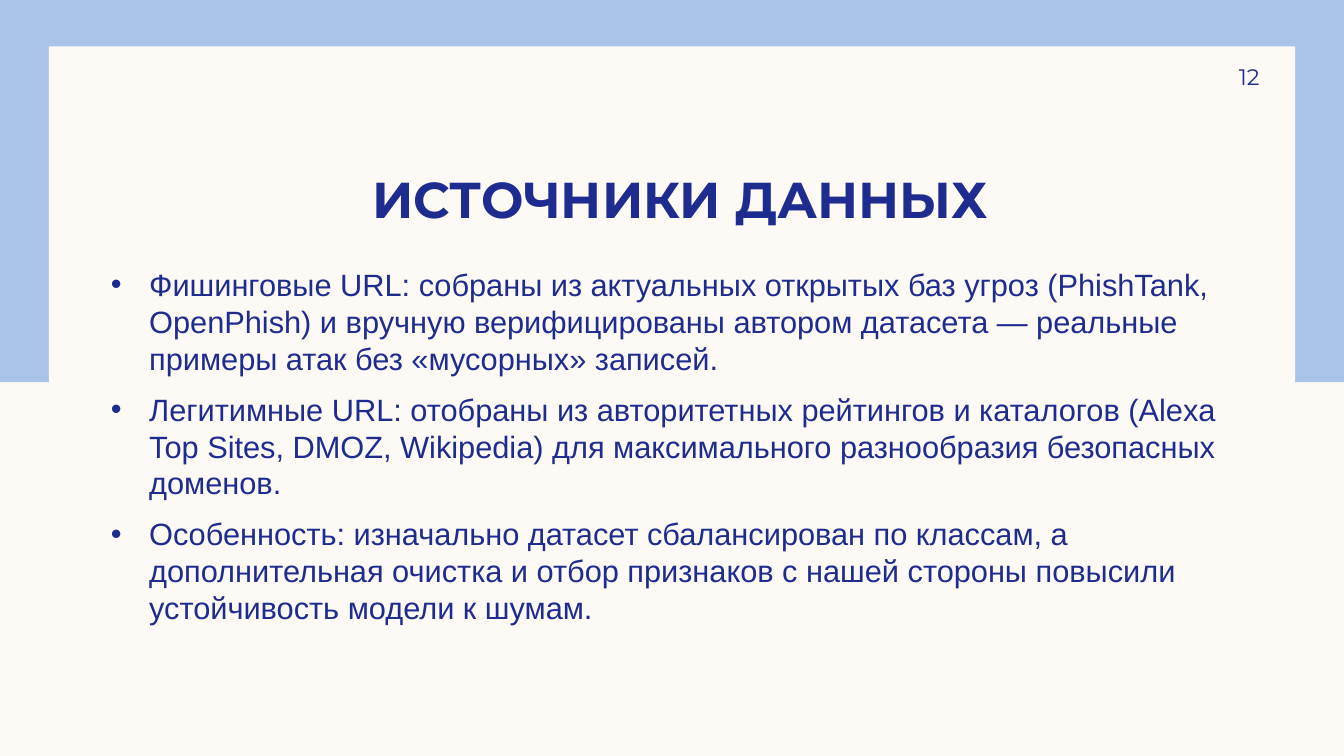
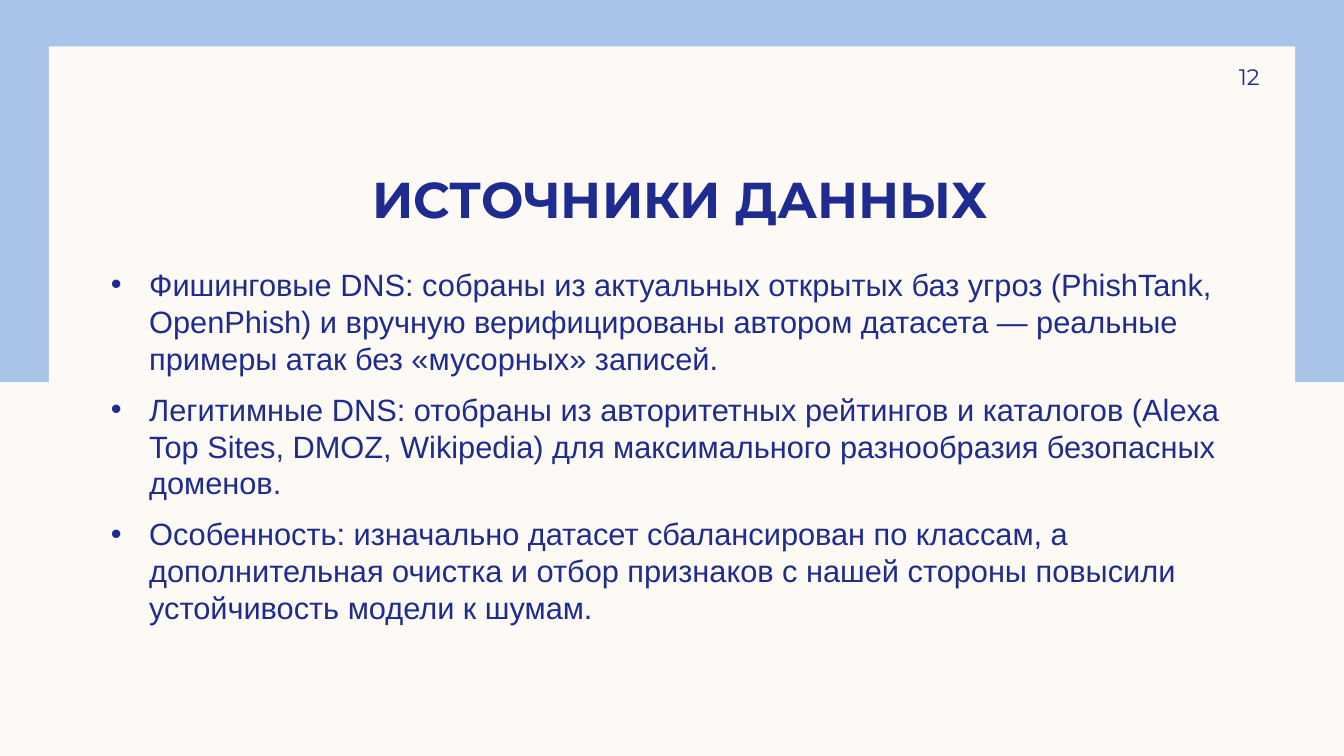
Before and after one commit to andreyilych/cs2valvesoftware, a slide deck: slide 12 of анализатор подозрительности доменных имен (DNS).pptx. Drawn at 1344x756 pixels with LibreOffice and Linux fonts; fonts in the diff are those of the drawing. Boxes give left, top, right and bottom in pixels: in the first picture for what was removed or moved away, otherwise in the second. Text is boxed around its words. In the diff, an @@ line names an element or a change of style, - is before the commit and + after.

Commit message:
dai bog final

```diff
--- a/анализатор подозрительности доменных имен (DNS).pptx
+++ b/анализатор подозрительности доменных имен (DNS).pptx
@@ text at [149, 273, 1219, 500]: text changed @@
-• Фишинговые URL: собраны из актуальных открытых баз угроз (PhishTank, OpenPhish) и вручную верифицированы автором датасета — реальные примеры атак без «мусорных» записей.
-• Легитимные URL: отобраны из авторитетных рейтингов и каталогов (Alexa Top Sites, DMOZ, Wikipedia) для максимального разнообразия безопасных доменов.
+• Фишинговые DNS: собраны из актуальных открытых баз угроз (PhishTank, OpenPhish) и вручную верифицированы автором датасета — реальные примеры атак без «мусорных» записей.
+• Легитимные DNS: отобраны из авторитетных рейтингов и каталогов (Alexa Top Sites, DMOZ, Wikipedia) для максимального разнообразия безопасных доменов.
```
Also in this commit, not shown: 6 other slides changed, 1 slide added, 1 slide removed.
